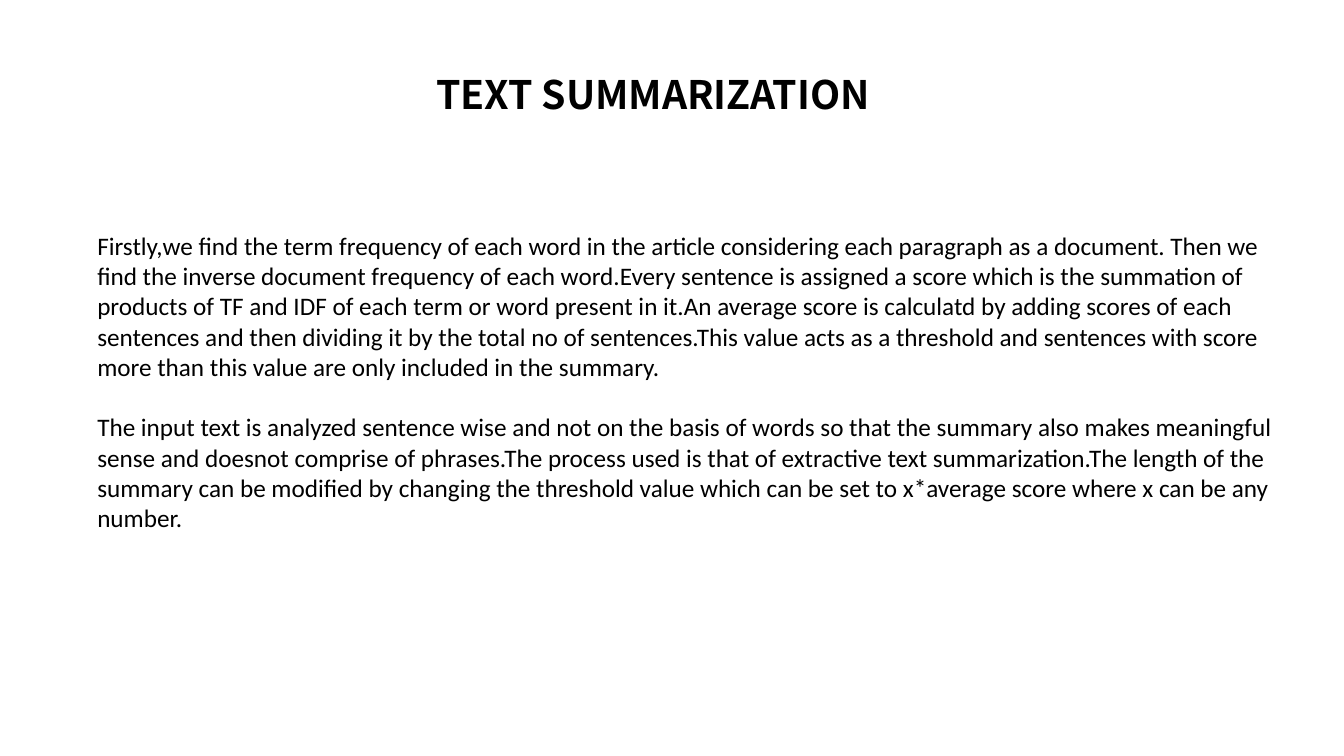
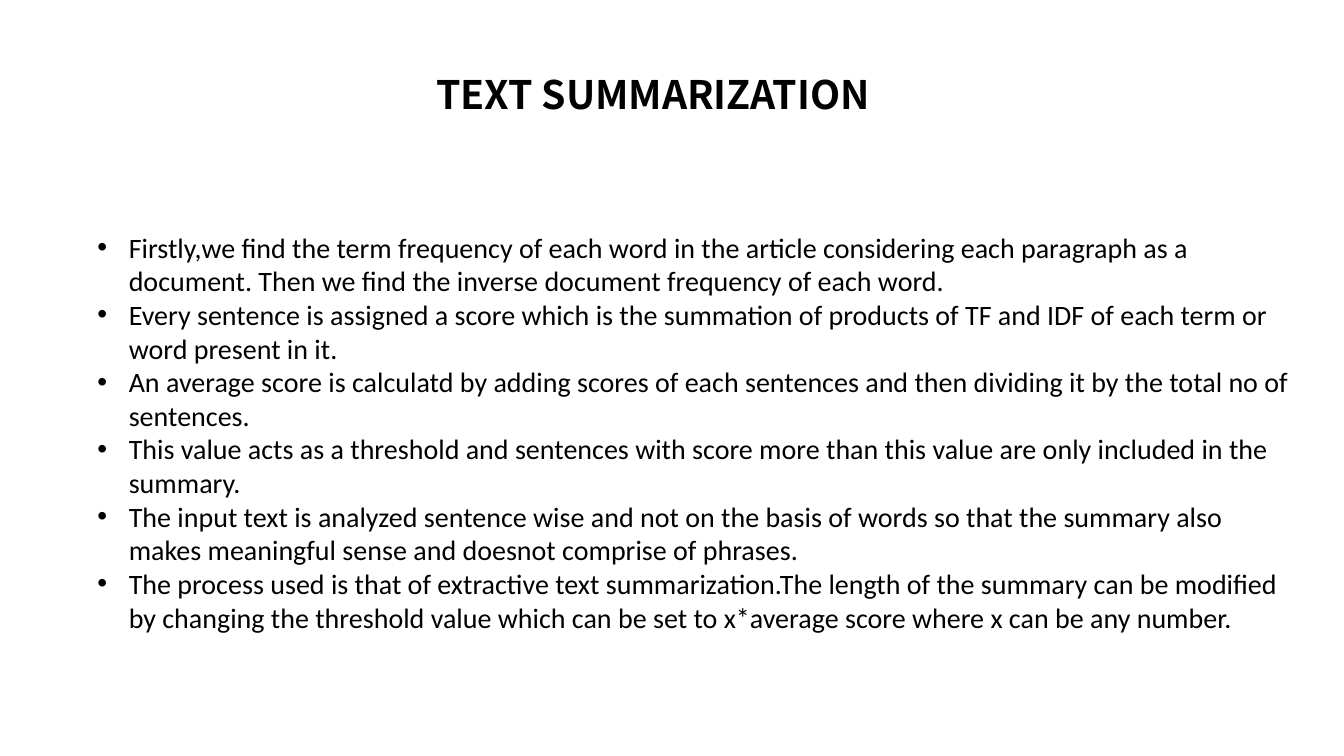
Before and after one commit to RiturajRoy/cte-repository, a slide deck: slide 9 of Final Project.pptx (slide 8 before the commit). Drawn at 1344x756 pixels with LibreOffice and Linux fonts; fonts in the diff are those of the drawing. Boxes give left, top, right and bottom in pixels: in the first picture for what was removed or moved away, otherwise in the second. Text is boxed around its words. In the diff, an @@ line names an element or a change of style, - is before the commit and + after.

```diff
--- a/Final Project.pptx
+++ b/Final Project.pptx
@@ text at (129, 238, 1287, 633): text changed; size 18 to 20 pt @@
-Firstly,we find the term frequency of each word in the article considering each paragraph as a document. Then we find the inverse document frequency of each word.Every sentence is assigned a score which is the summation of products of TF and IDF of each term or word present in it.An average score is calculatd by adding scores of each sentences and then dividing it by the total no of sentences.This value acts as a threshold and sentences with score more than this value are only included in the summary.
-The input text is analyzed sentence wise and not on the basis of words so that the summary also makes meaningful sense and doesnot comprise of phrases.The process used is that of extractive text summarization.The length of the summary can be modified by changing the threshold value which can be set to x*average score where x can be any number.
+• Firstly,we find the term frequency of each word in the article considering each paragraph as a document. Then we find the inverse document frequency of each word.
+• Every sentence is assigned a score which is the summation of products of TF and IDF of each term or word present in it.
+• An average score is calculatd by adding scores of each sentences and then dividing it by the total no of sentences.
+• This value acts as a threshold and sentences with score more than this value are only included in the summary.
+• The input text is analyzed sentence wise and not on the basis of words so that the summary also makes meaningful sense and doesnot comprise of phrases.
+• The process used is that of extractive text summarization.The length of the summary can be modified by changing the threshold value which can be set to x*average score where x can be any number.
```
Also in this commit, not shown: 3 other slides changed, 2 slides added, 1 slide removed.
